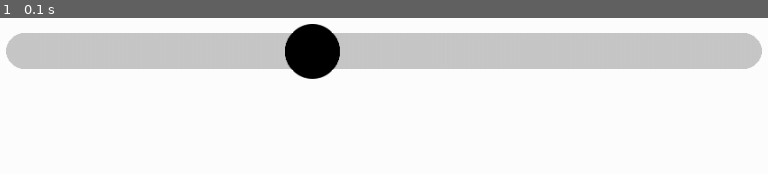
Above: before the commit, frame 1.
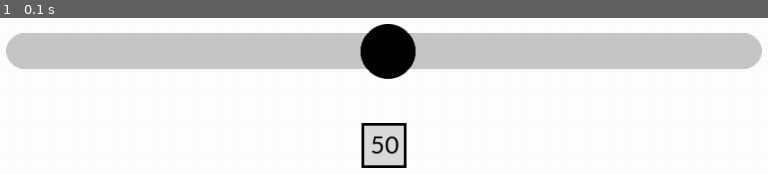
Above: after the commit, the same moment.

Repository: AustL/PygameWidgets
Game: pygame game, started from pygame_widgets/slider.py
The game is run twice, just before and just after one commit, with the same random seed, the same clock (stepped at 60 frames per second) and the same inputs.
Inputs:
- Up to frame 1 (0.1 s): no input

The runs differ from the first frame. In frame 1, 5.8% of the frame differs, in the area x 37-55%, y 3-97%.

Commit message:
Created slider documentation

Diff:
--- a/pygame_widgets/__init__.py
+++ b/pygame_widgets/__init__.py
@@ -1,2 +1,3 @@
 from pygame_widgets.textbox import TextBox
 from pygame_widgets.button import Button, ButtonArray
+from pygame_widgets.slider import Slider
--- a/pygame_widgets/slider.py
+++ b/pygame_widgets/slider.py
@@ -3,6 +3,7 @@
 import math
 
 from pygame_widgets.widget import WidgetBase
+from pygame_widgets import TextBox
 
 
 class Slider(WidgetBase):
@@ -12,7 +13,7 @@
         self.selected = False
 
         self.min = kwargs.get('min', 0)
-        self.max = kwargs.get('max', 100)
+        self.max = kwargs.get('max', 99)
         self.step = kwargs.get('step', 1)
 
         self.colour = kwargs.get('colour', (200, 200, 200))
@@ -21,7 +22,7 @@
         self.borderThickness = kwargs.get('borderThickness', 3)
         self.borderColour = kwargs.get('borderColour', (0, 0, 0))
 
-        self.value = kwargs.get('initial', self.round((self.max + self.min) / 2))
+        self.value = self.round(kwargs.get('initial', (self.max + self.min) / 2))
         self.value = max(min(self.value, self.max), self.min)
 
         self.handleRadius = kwargs.get('handleRadius', int(self.height / 1.3))
@@ -76,7 +77,8 @@
     pygame.init()
     win = pygame.display.set_mode((1000, 600))
 
-    slider = Slider(win, 100, 100, 800, 40, min=0, max=10, step=2)
+    slider = Slider(win, 100, 100, 800, 40, min=0, max=99, step=1)
+    output = TextBox(win, 475, 200, 50, 50, fontSize=30)
 
     run = True
     while run:
@@ -92,4 +94,8 @@
         slider.listen(events)
         slider.draw()
 
+        output.setText(slider.getValue())
+
+        output.draw()
+
         pygame.display.update()
--- a/pygame_widgets/textbox.py
+++ b/pygame_widgets/textbox.py
@@ -246,6 +246,9 @@
                 )
             )
 
+    def setText(self, text):
+        self.text = [c for c in str(text)]
+
     def getText(self):
         return ''.join(self.text)
 
--- a/setup.py
+++ b/setup.py
@@ -5,7 +5,7 @@
 
 setuptools.setup(
     name='pygame-widgets',
-    version='0.0.7',
+    version='0.1.0',
     author='AustL',
     author_email='21chydra@gmail.com',
     description='Widgets for use with Pygame',
Not shown, changed: README.md
